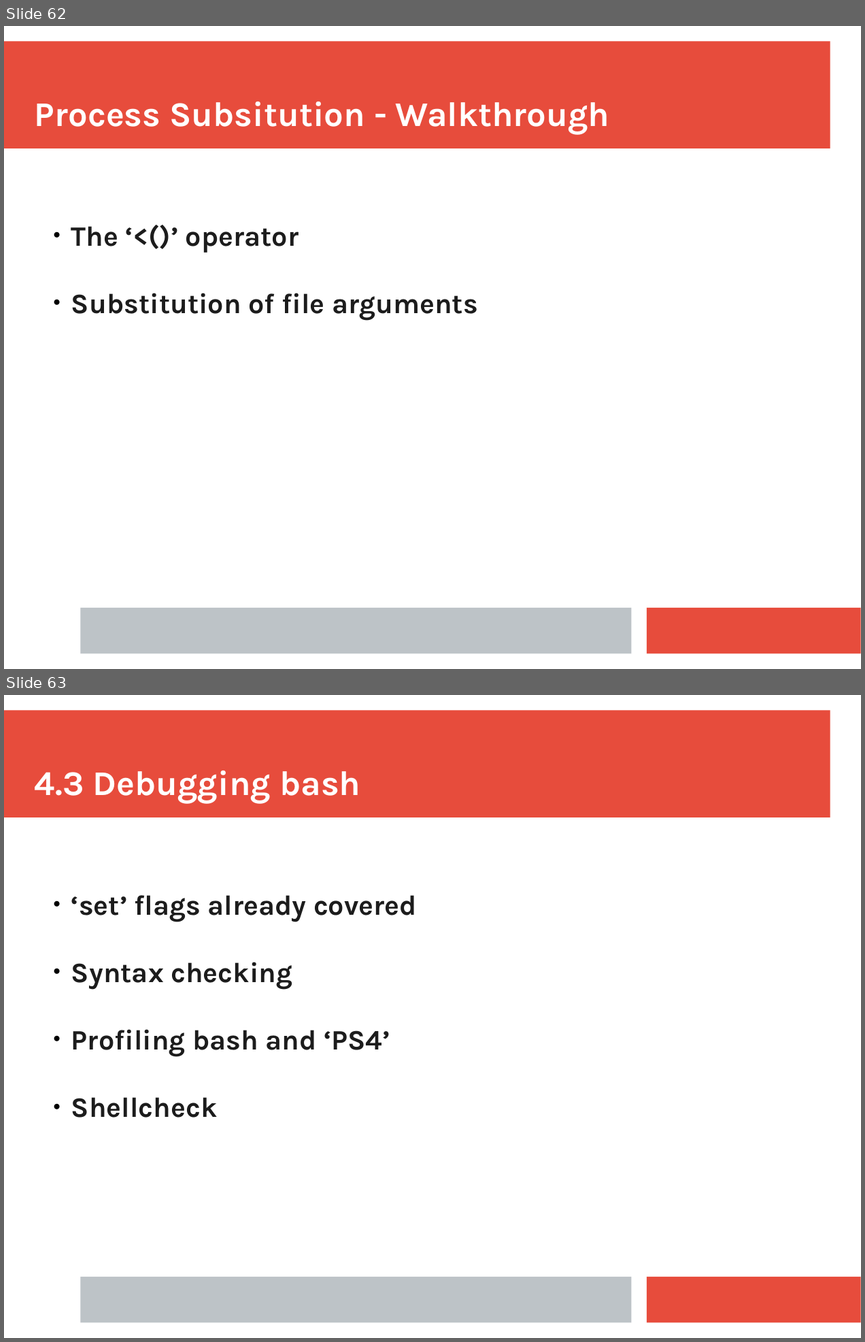
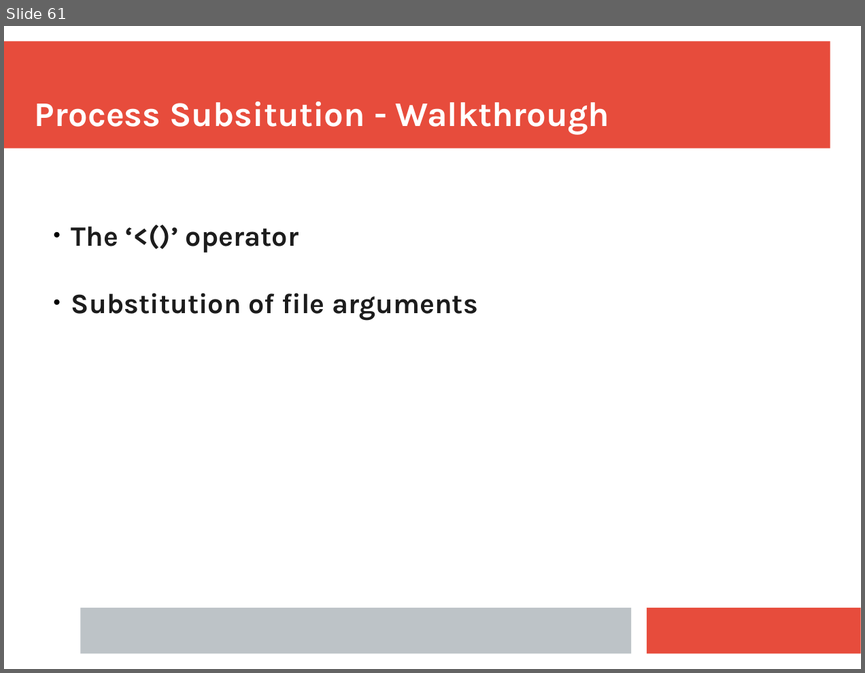
Before and after one commit to ianmiell/introduction-to-bash, a slide deck: slides/introduction_to_bash.pptx. Shown one above the other, each under a label of ours: slides 62 and 63 before the commit, slide 61 after it. The pictures are 865x1342 and 865x673 pixels, drawn with LibreOffice and Linux fonts; fonts in the diff are those of the drawing. Boxes give left, top, right and bottom in pixels: in the first picture for what was removed or moved away, otherwise in the second. Text is boxed around its words. In the diff, an @@ line names an element or a change of style, - is before the commit and + after.

```diff
--- a/slides/introduction_to_bash.pptx
+++ b/slides/introduction_to_bash.pptx
@@ slide 63 removed at <box>4,695,861,1338</box>, background #FFFFFF; not listed: 3 template elements that a slide beside it also shows @@
@@ text removed at <box>35,770,360,803</box> @@
-4.3 Debugging bash
@@ text removed at <box>71,895,417,1117</box> @@
-  ● ‘set’ flags already covered
-  ● Syntax checking
-  ● Profiling bash and ‘PS4’
-  ● Shellcheck
@@ what was slide 62 is now slide 61 @@
```
Also in this commit, not shown: 55 other slides changed, 1 other slide removed, 1 other file.
